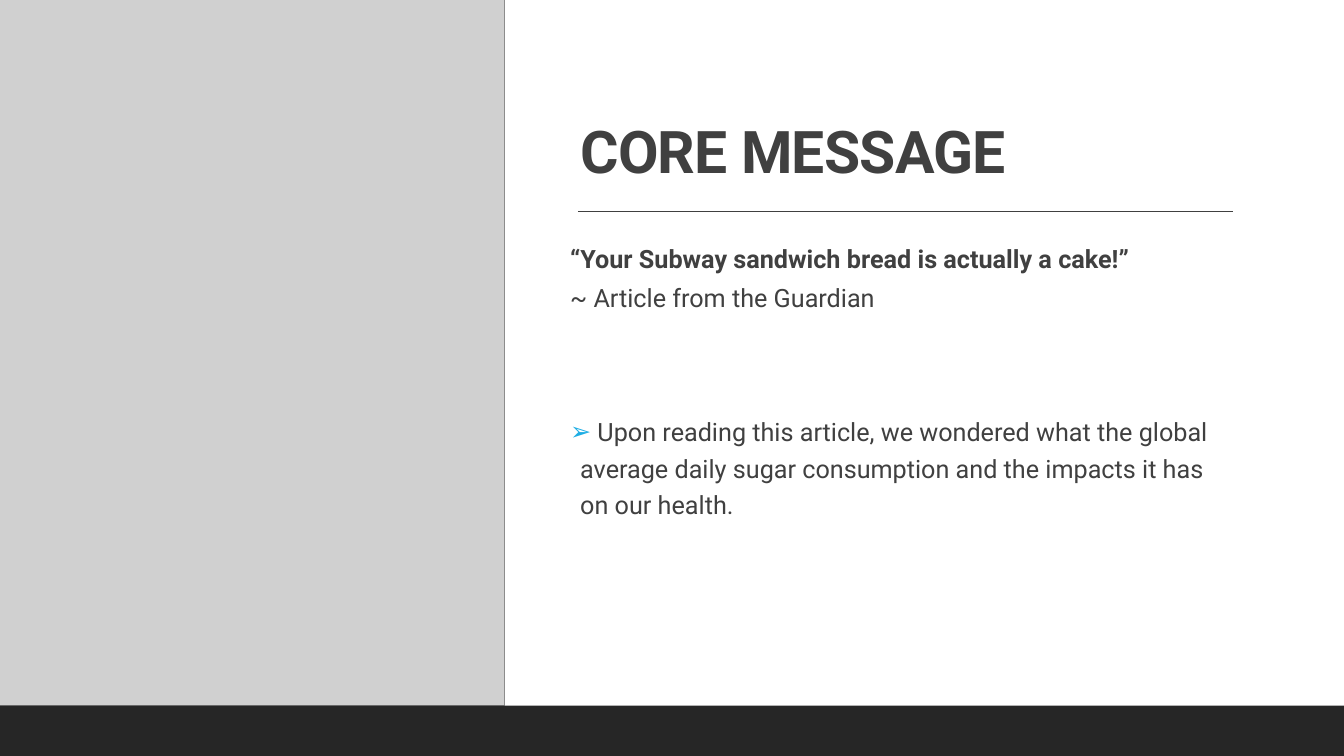
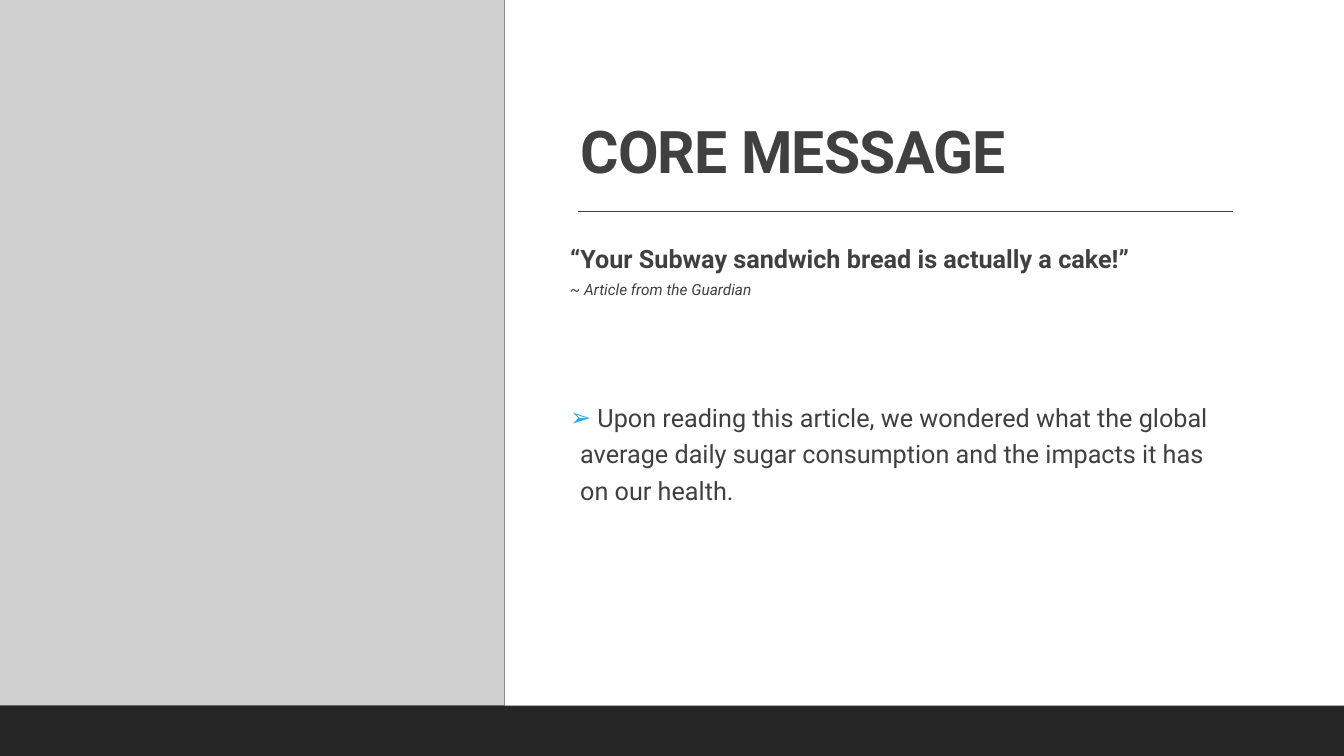
Before and after one commit to cbeachey/project1_influencers, a slide deck: slide 5 of Effects of Sugar Consumption.pptx. Drawn at 1344x756 pixels with LibreOffice and Linux fonts; fonts in the diff are those of the drawing; grey boxes stand for pictures. Boxes give left, top, right and bottom in pixels: in the first picture for what was removed or moved away, otherwise in the second. Text is boxed around its words. In the diff, an @@ line names an element or a change of style, - is before the commit and + after.

```diff
--- a/Effects of Sugar Consumption.pptx
+++ b/Effects of Sugar Consumption.pptx
@@ text at [584,283,751,295]: size 18 to 11 pt, italic on in "~ Article from the Guardian" @@
```
Also in this commit, not shown: 5 other slides changed.
